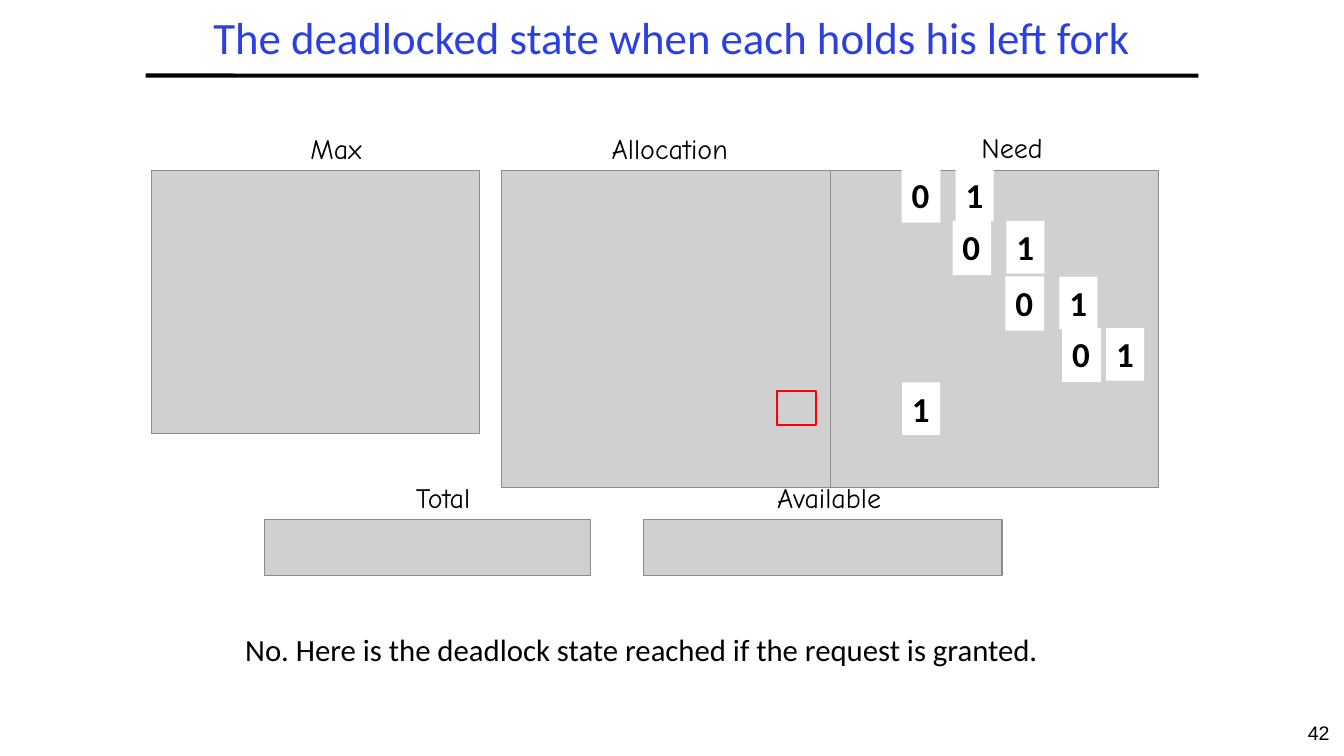
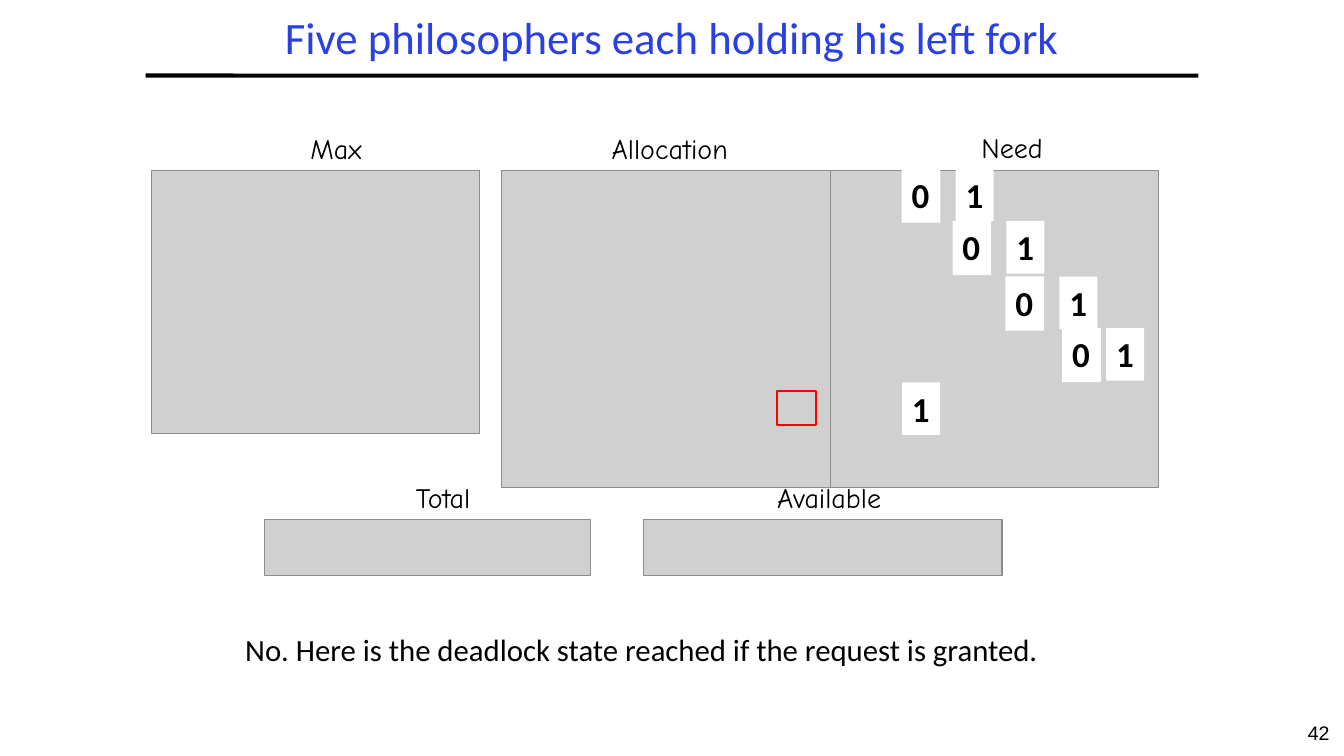
Before and after one commit to guhofstra/CSC256Fa25, a slide deck: slide 42 of PPTs/L4-Deadlocks.pptx. Drawn at 1344x756 pixels with LibreOffice and Linux fonts; fonts in the diff are those of the drawing; grey boxes stand for pictures. Boxes give left, top, right and bottom in pixels: in the first picture for what was removed or moved away, otherwise in the second. Text is boxed around its words. In the diff, an @@ line names an element or a change of style, - is before the commit and + after.

```diff
--- a/PPTs/L4-Deadlocks.pptx
+++ b/PPTs/L4-Deadlocks.pptx
@@ title at box(285, 23, 1058, 62): text changed @@
-The deadlocked state when each holds his left fork
+Five philosophers each holding his left fork
```
Also in this commit, not shown: 2 other slides changed, 5 other files.
